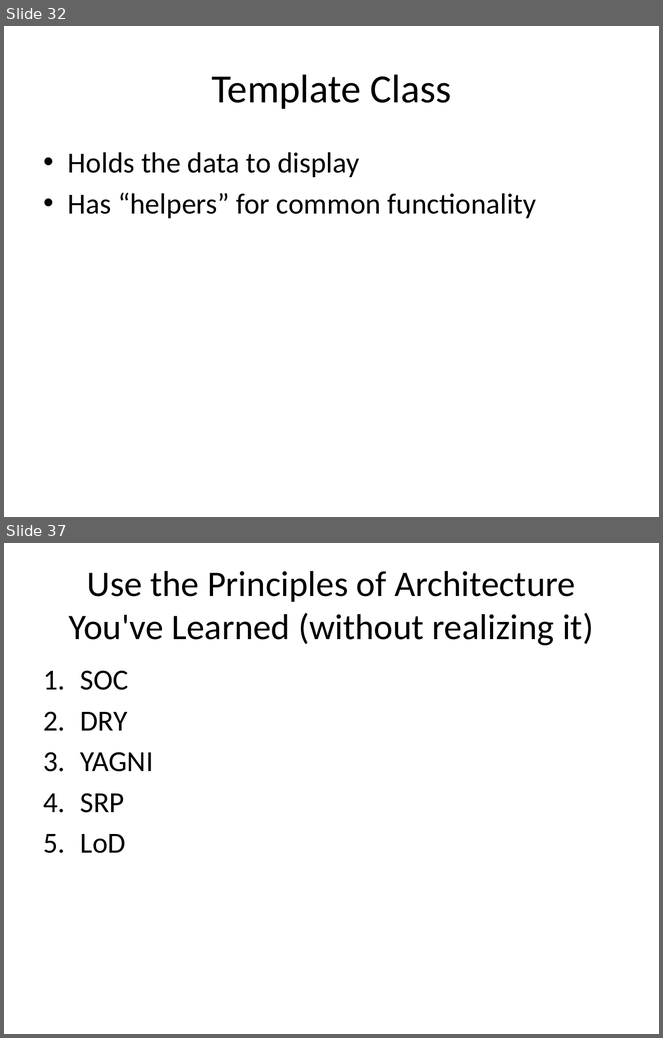
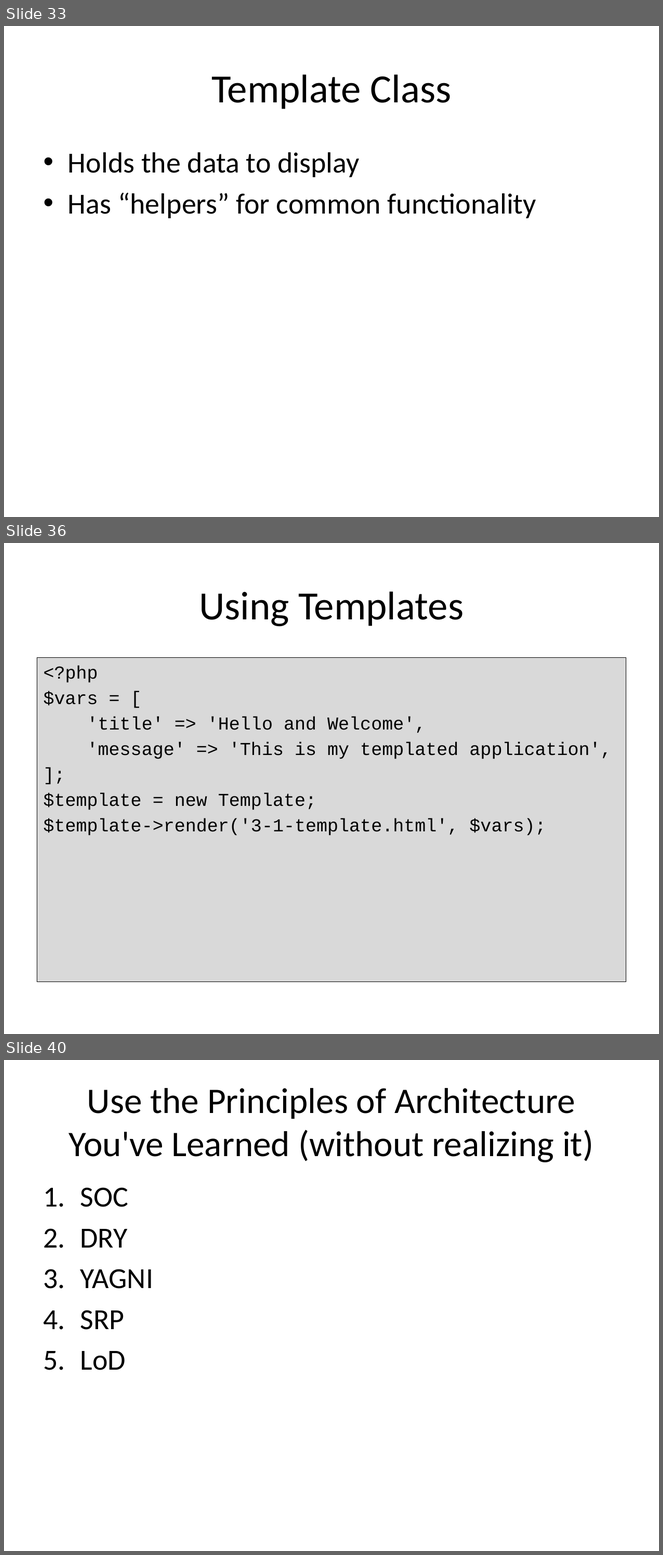
Before and after one commit to PHPEmbark/curriculum, a slide deck: course/4 - Organization and Projects/Organization and Projects.pptx. Shown one above the other, each under a label of ours: slides 32 and 37 before the commit, slides 33, 36 and 40 after it; the slides between them are not shown. The pictures are 663x1038 and 663x1555 pixels, drawn with LibreOffice and Linux fonts; fonts in the diff are those of the drawing. Boxes give left, top, right and bottom in pixels: in the first picture for what was removed or moved away, otherwise in the second. Text is boxed around its words. In the diff, an @@ line names an element or a change of style, - is before the commit and + after.

```diff
--- a/course/4 - Organization and Projects/Organization and Projects.pptx
+++ b/course/4 - Organization and Projects/Organization and Projects.pptx
@@ slide 36 added at box(4, 543, 659, 1034), background #FFFFFF @@
@@ title added at box(199, 591, 464, 627), 44 pt, text #000000 @@
+Using Templates
@@ text added at box(37, 657, 626, 982), fill #D9D9D9, outline #000000 0.75 pt, 20 pt, text #000000 @@
+<?php
+$vars = [
+'title' => 'Hello and Welcome',
+'message' => 'This is my templated application',
+];
+$template = new Template;
+$template->render('3-1-template.html', $vars);
@@ what was slide 32 is now slide 33 @@
@@ what was slide 37 is now slide 40 @@
```
Also in this commit, not shown: 3 slides changed, 3 other slides added, 1 slide removed, 12 other files.
